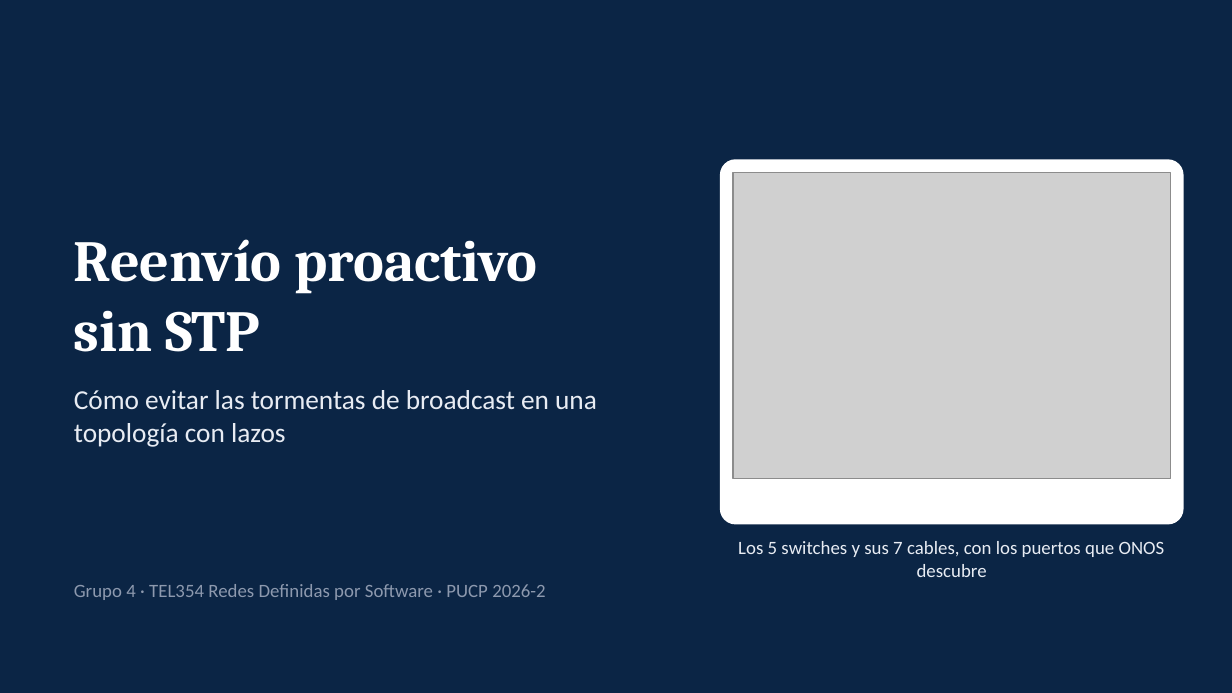
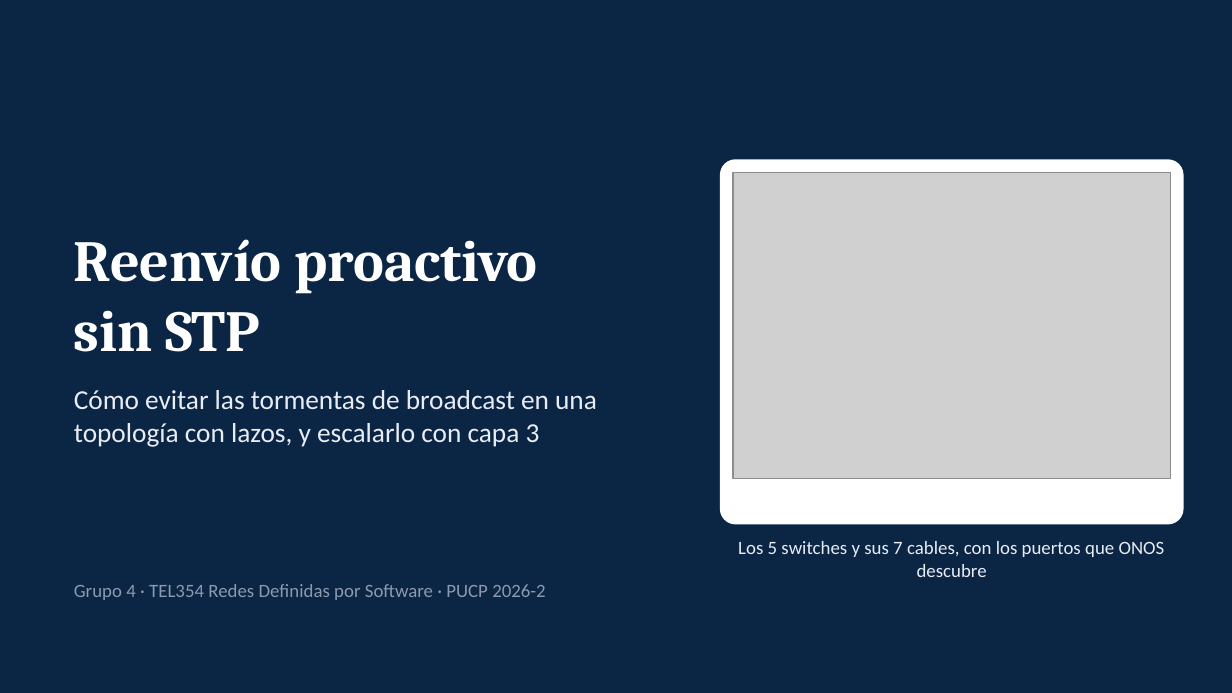
Before and after one commit to SergioAnderson123/proyecto-sdn, a slide deck: slide 1 of docs/Reenvio_proactivo_sin_STP.pptx. Drawn at 1232x693 pixels with LibreOffice and Linux fonts; fonts in the diff are those of the drawing; grey boxes stand for pictures. Boxes give left, top, right and bottom in pixels: in the first picture for what was removed or moved away, otherwise in the second. Text is boxed around its words. In the diff, an @@ line names an element or a change of style, - is before the commit and + after.

Commit message:
presentacion: capa 3 por subredes (motivo: escalabilidad, frente a los intents, flujos de la tabla 60, apps Gateway ARP y DHCP por subred, vigilante en capa 3 y resultados en vivo); portada, comparacion con intents y cierre actualizados

```diff
--- a/docs/Reenvio_proactivo_sin_STP.pptx
+++ b/docs/Reenvio_proactivo_sin_STP.pptx
@@ text at (74, 390, 597, 447): text changed @@
-Cómo evitar las tormentas de broadcast en una topología con lazos
+Cómo evitar las tormentas de broadcast en una topología con lazos, y escalarlo con capa 3
```
Also in this commit, not shown: 2 other slides changed, 8 slides added.
